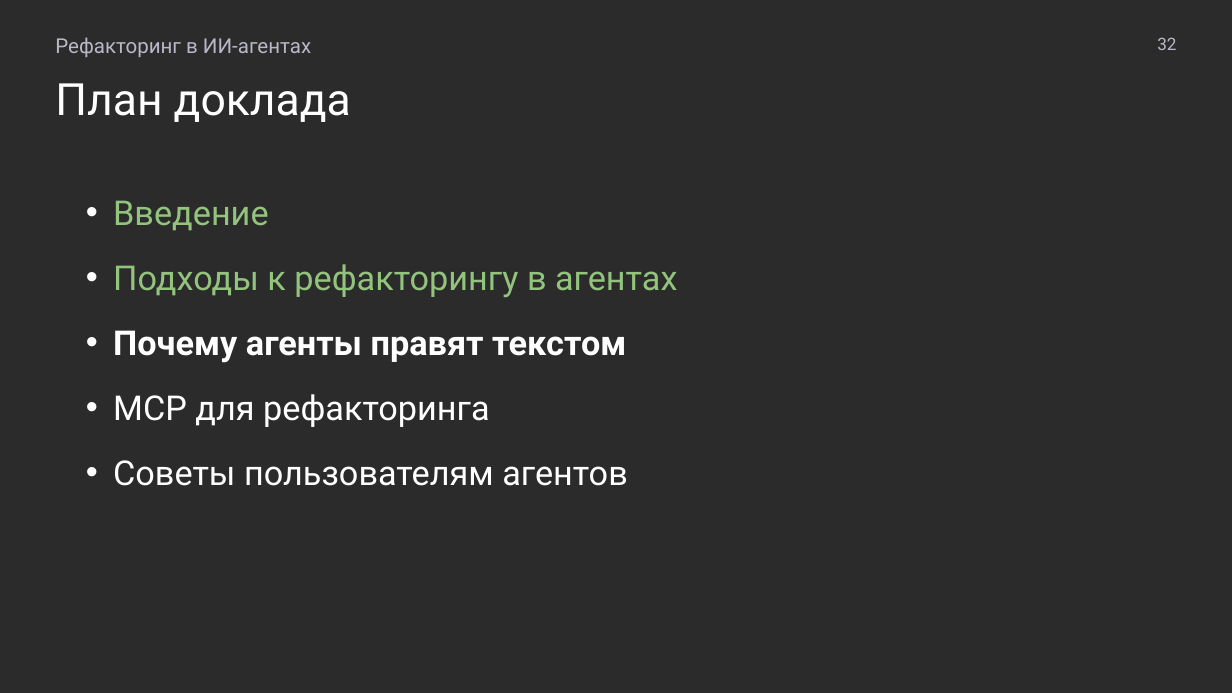
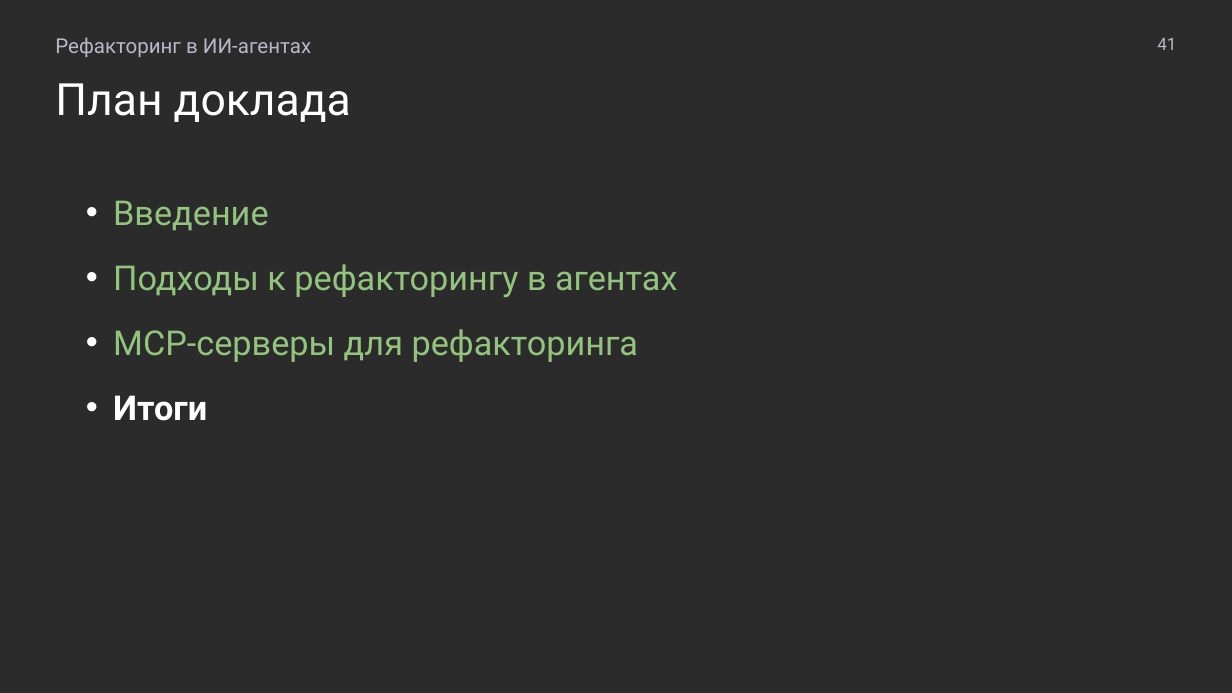
Before and after one commit to MchKosticyn/ide-refactoring-in-ai-agents, a slide deck: slide 41 of Доклад_ Рефакторинг в ИИ-агентах.pptx (slide 32 before the commit). Drawn at 1232x693 pixels with LibreOffice and Linux fonts; fonts in the diff are those of the drawing; background and template pictures are left out; a plain dark background stands for a picture behind light text. Boxes give left, top, right and bottom in pixels: in the first picture for what was removed or moved away, otherwise in the second. Text is boxed around its words. In the diff, an @@ line names an element or a change of style, - is before the commit and + after.

```diff
--- a/Доклад_ Рефакторинг в ИИ-агентах.pptx
+++ b/Доклад_ Рефакторинг в ИИ-агентах.pptx
@@ text at box(1157, 38, 1176, 50): text changed @@
-32
+41
@@ text at box(113, 329, 638, 421): text changed; text colour #FFFFFF to #93C47D @@
-• Почему агенты правят текстом
-• MCP для рефакторинга
-• Советы пользователям агентов
+• MCP-серверы для рефакторинга
+• Итоги
```
Also in this commit, not shown: 40 other slides changed, 4 slides added, 2 slides removed, 4 other files.
